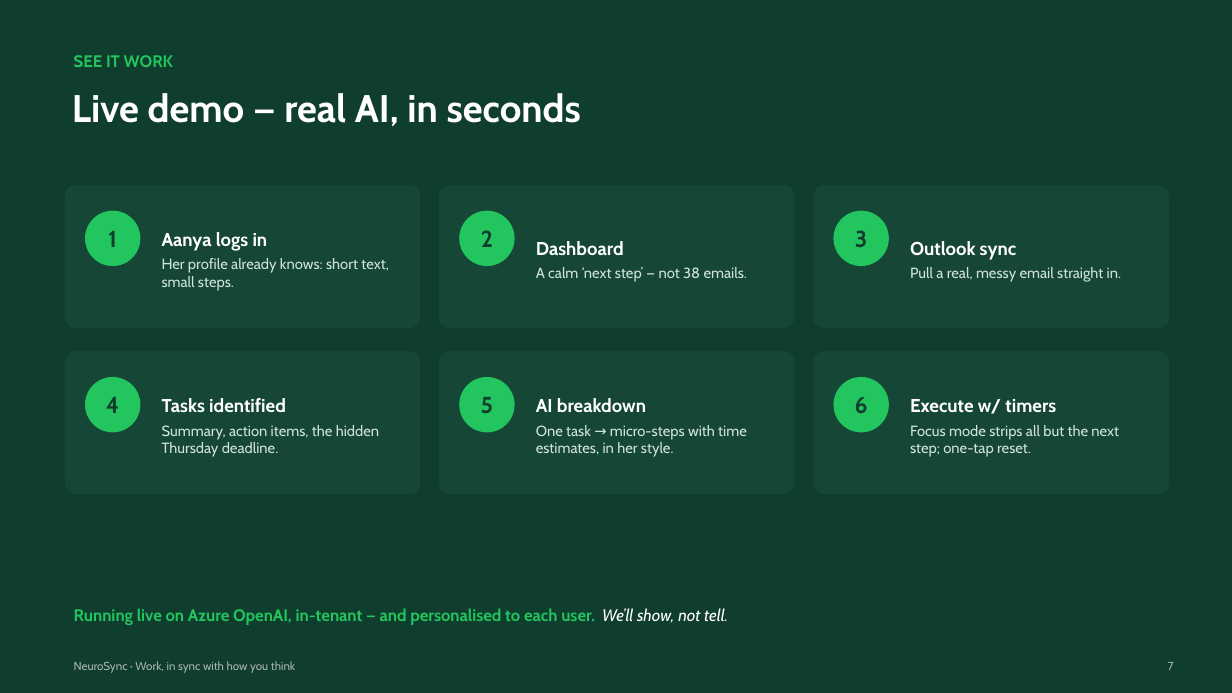
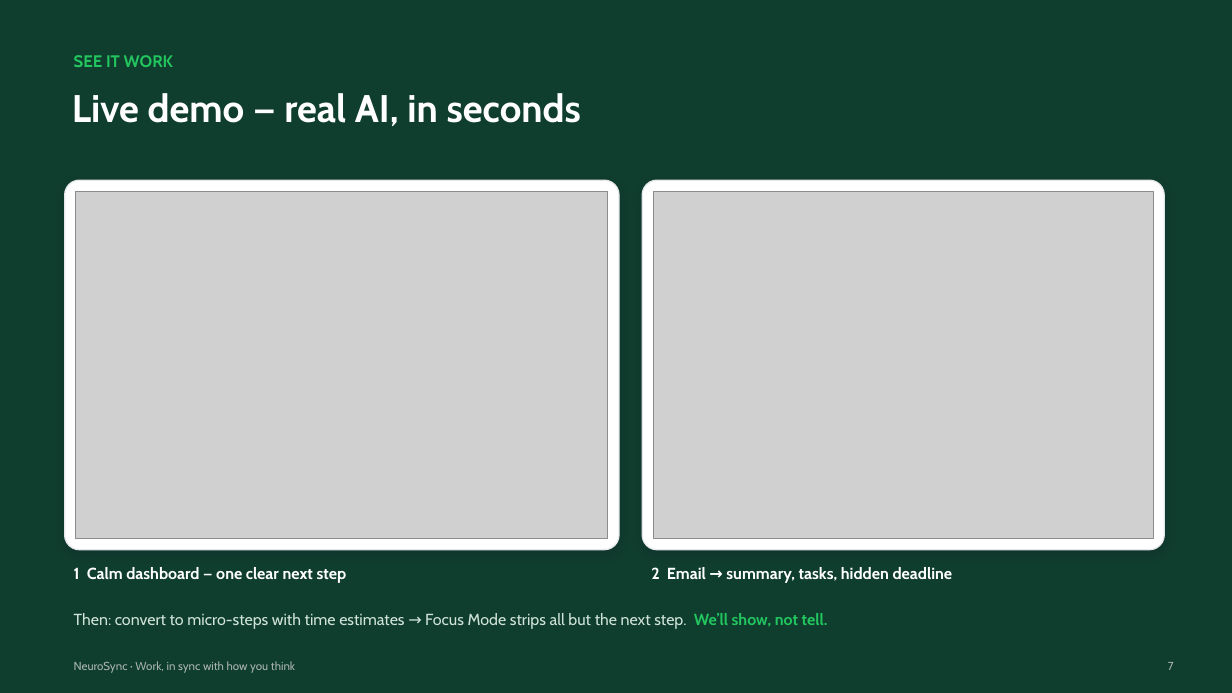
Before and after one commit to kumarsaransh55/NeuroSync, a slide deck: slide 7 of docs/NeuroSync-Final-Deck.pptx. Drawn at 1232x693 pixels with LibreOffice and Linux fonts; fonts in the diff are those of the drawing; grey boxes stand for pictures. Boxes give left, top, right and bottom in pixels: in the first picture for what was removed or moved away, otherwise in the second. Text is boxed around its words. In the diff, an @@ line names an element or a change of style, - is before the commit and + after.

```diff
--- a/docs/NeuroSync-Final-Deck.pptx
+++ b/docs/NeuroSync-Final-Deck.pptx
@@ rounded rectangle removed at [65,185,421,328] @@
@@ rounded rectangle added at [65,180,619,550], fill #FFFFFF, outline #E5E7EB 1 pt @@
@@ picture added at [76,191,608,539] @@
@@ rounded rectangle removed at [439,185,795,328] @@
@@ rounded rectangle added at [642,180,1165,550], fill #FFFFFF, outline #E5E7EB 1 pt @@
@@ picture added at [653,191,1153,539] @@
@@ rounded rectangle removed at [813,185,1169,328] @@
@@ rounded rectangle removed at [85,211,140,266] @@
-1
@@ text removed at [162,232,389,291] @@
-Aanya logs in
-Her profile already knows: short text, small steps.
@@ rounded rectangle removed at [459,211,515,266] @@
-2
@@ rounded rectangle removed at [834,211,889,266] @@
-3
@@ text removed at [536,241,747,282] @@
-Dashboard
-A calm ‘next step’ — not 38 emails.
@@ text removed at [910,241,1121,282] @@
-Outlook sync
-Pull a real, messy email straight in.
@@ rounded rectangle removed at [65,351,421,494] @@
@@ rounded rectangle removed at [439,351,795,494] @@
@@ rounded rectangle removed at [813,351,1169,494] @@
@@ rounded rectangle removed at [85,377,140,433] @@
-4
@@ rounded rectangle removed at [459,377,515,433] @@
-5
@@ rounded rectangle removed at [834,377,889,433] @@
-6
@@ text removed at [162,398,379,457] @@
-Tasks identified
-Summary, action items, the hidden Thursday deadline.
@@ text removed at [536,398,747,457] @@
-AI breakdown
-One task → micro-steps with time estimates, in her style.
@@ text removed at [910,399,1119,457] @@
-Execute w/ timers
-Focus mode strips all but the next step; one-tap reset.
@@ text added at [74,567,347,583], 12.5 pt, text #FFFFFF, bold @@
+1 Calm dashboard — one clear next step
@@ text added at [651,567,953,583], 12.5 pt, text #FFFFFF, bold @@
+2 Email → summary, tasks, hidden deadline
@@ text at [74,613,828,629]: text changed; size 13 to 12.5 pt; text colour #22C55E to #CFE3D9; bold off @@
-Running live on Azure OpenAI, in-tenant — and personalised to each user. We’ll show, not tell.
+Then: convert to micro-steps with time estimates → Focus Mode strips all but the next step. We’ll show, not tell.
```
Also in this commit, not shown: 10 other slides changed, 1 slide added, 6 other files.
